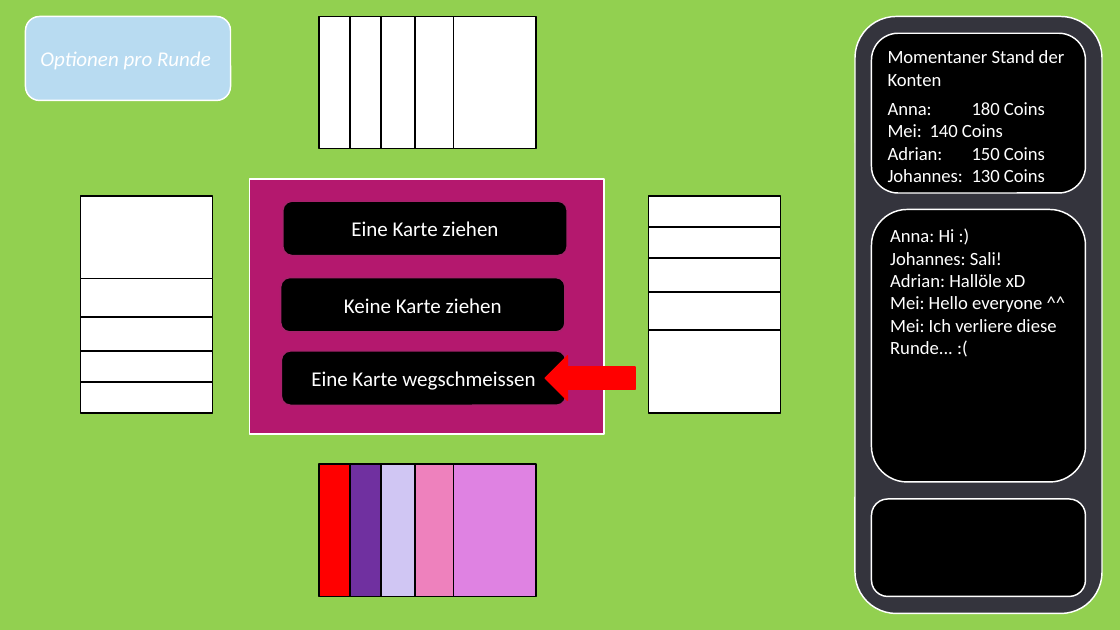
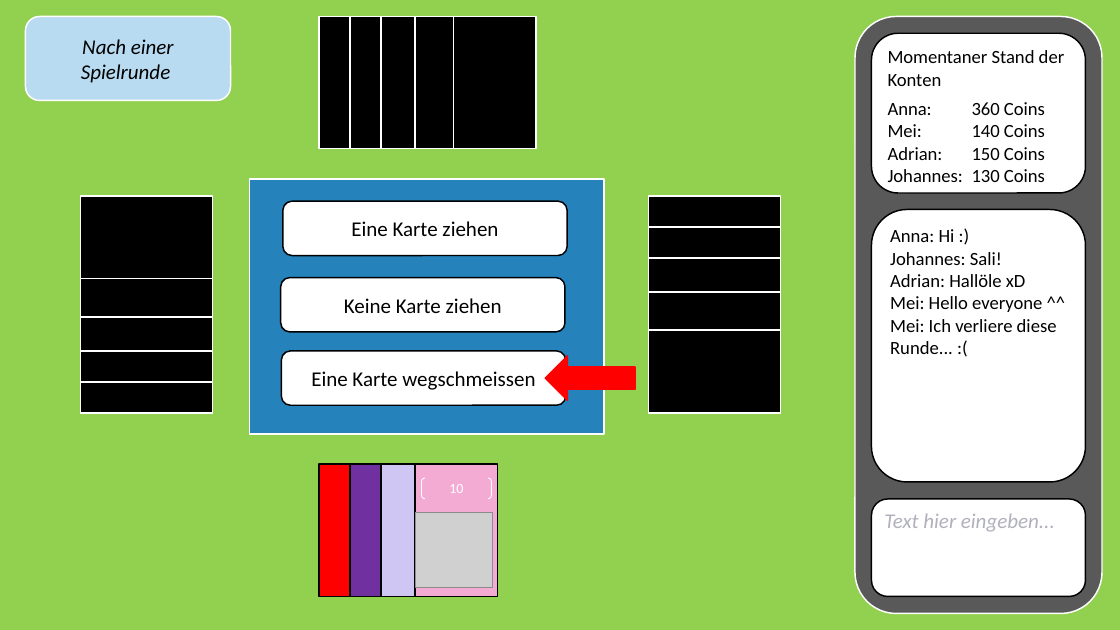
Before and after one commit to jnussbaum/TheBachelorsChaseGame, a slide deck: slide 20 of documents/Meilensteine/Meilenstein I/Meilenstein_1_Präsentation.pptx. Drawn at 1120x630 pixels with LibreOffice and Linux fonts; fonts in the diff are those of the drawing; grey boxes stand for pictures; background and template pictures are left out. Boxes give left, top, right and bottom in pixels: in the first picture for what was removed or moved away, otherwise in the second. Text is boxed around its words. In the diff, an @@ line names an element or a change of style, - is before the commit and + after.

```diff
--- a/documents/Meilensteine/Meilenstein I/Meilenstein_1_Präsentation.pptx
+++ b/documents/Meilensteine/Meilenstein I/Meilenstein_1_Präsentation.pptx
@@ rounded rectangle at (x1=855, y1=17, x2=1102, y2=614): fill #34343D to #595959 @@
@@ text in rounded rectangle at (x1=81, y1=39, x2=174, y2=83): text changed; text colour #FFFFFF to #000000 @@
-Optionen pro Runde
+Nach einer Spielrunde
@@ rounded rectangle "Momentaner Stand der Konten" at (x1=871, y1=34, x2=1086, y2=193): fill #000000 to #FFFFFF; outline #FFFFFF 1.25 pt to #000000 1.25 pt @@
@@ text in rounded rectangle at (x1=888, y1=50, x2=1065, y2=182): text colour #FFFFFF to #000000 in "Momentaner Stand der Konten", "Mei: 140 Coins", "Adrian: 150 Coins", "Johannes: 130 Coins" @@
@@ text in rounded rectangle at (x1=888, y1=102, x2=1045, y2=115): text changed; text colour #FFFFFF to #000000 @@
-Anna: 180 Coins
+Anna: 360 Coins
@@ rectangle at (x1=250, y1=179, x2=604, y2=434): fill #B4186E to #2582BB @@
@@ rounded rectangle "Anna: Hi :)" at (x1=871, y1=209, x2=1086, y2=481): text colour #FFFFFF to #000000; fill #000000 to #FFFFFF; outline #FFFFFF 1.25 pt to #000000 1.25 pt @@
@@ text colour #FFFFFF to #000000; fill #000000 to #FFFFFF; outline #A8216B 1.25 pt to #000000 1.25 pt in 3 elements at (x1=281, y1=351, x2=565, y2=406), (x1=283, y1=202, x2=567, y2=256), (x1=281, y1=277, x2=565, y2=332) @@
@@ fill #FFFFFF to #000000; outline #000000 1.25 pt to #FFFFFF 1.25 pt in 15 elements at (x1=319, y1=17, x2=402, y2=149), (x1=350, y1=17, x2=433, y2=149), (x1=381, y1=17, x2=464, y2=149), (x1=415, y1=17, x2=497, y2=149), (x1=454, y1=17, x2=536, y2=149), (x1=80, y1=331, x2=212, y2=413), (x1=80, y1=300, x2=212, y2=382), (x1=80, y1=268, x2=212, y2=351), (x1=80, y1=234, x2=212, y2=316), (x1=80, y1=196, x2=212, y2=279), (x1=648, y1=196, x2=780, y2=279), (x1=648, y1=227, x2=780, y2=310), (x1=648, y1=258, x2=780, y2=341), (x1=648, y1=292, x2=780, y2=374), (x1=648, y1=331, x2=780, y2=413) @@
@@ rectangle at (x1=415, y1=465, x2=497, y2=597): fill #EE81BD to #F4ABD3 @@
@@ bracket pair added at (x1=422, y1=478, x2=492, y2=499), outline #FFFFFF 0.75 pt, 12 pt, text #FFFFFF @@
+10
@@ rectangle removed at (x1=454, y1=465, x2=536, y2=597) @@
@@ rounded rectangle "Text hier eingeben..." at (x1=871, y1=499, x2=1086, y2=597): text colour #000000 to #B1B1BD; fill #000000 to #FFFFFF; outline #FFFFFF 1.25 pt to #000000 1.25 pt @@
@@ picture added at (x1=415, y1=513, x2=492, y2=587) @@
```
Also in this commit, not shown: 16 other slides changed, 6 other files.
